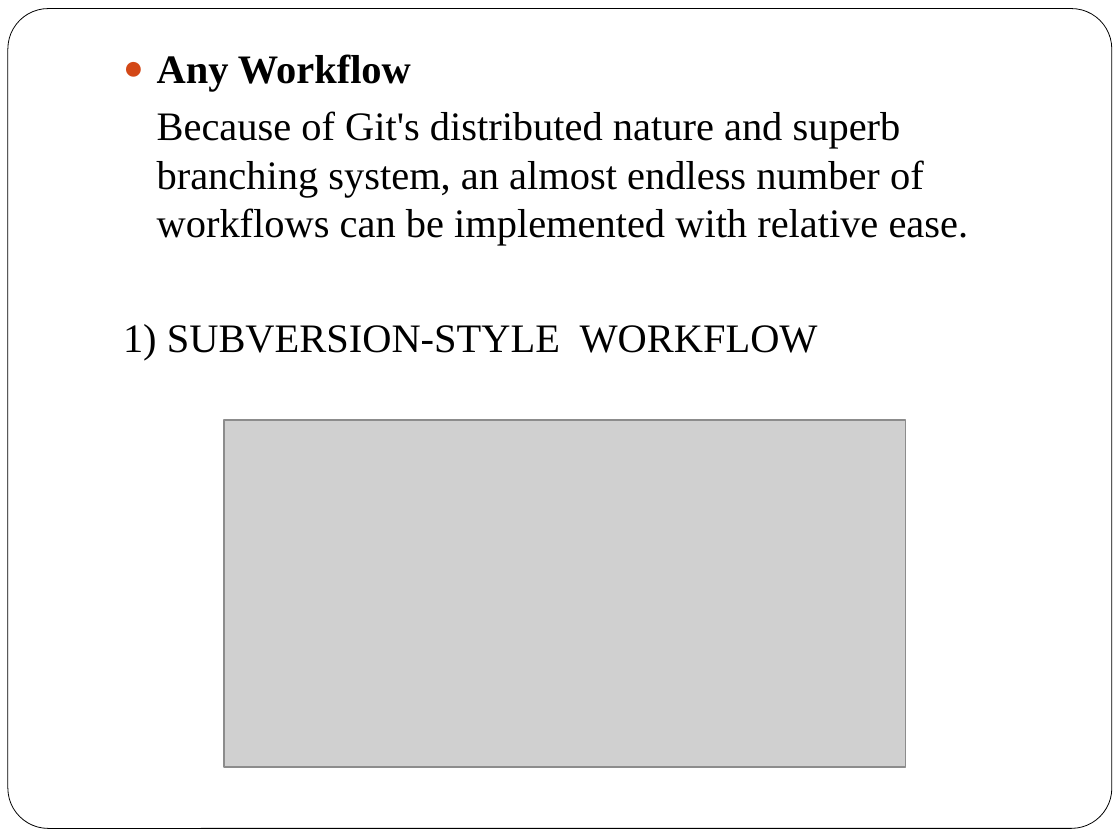
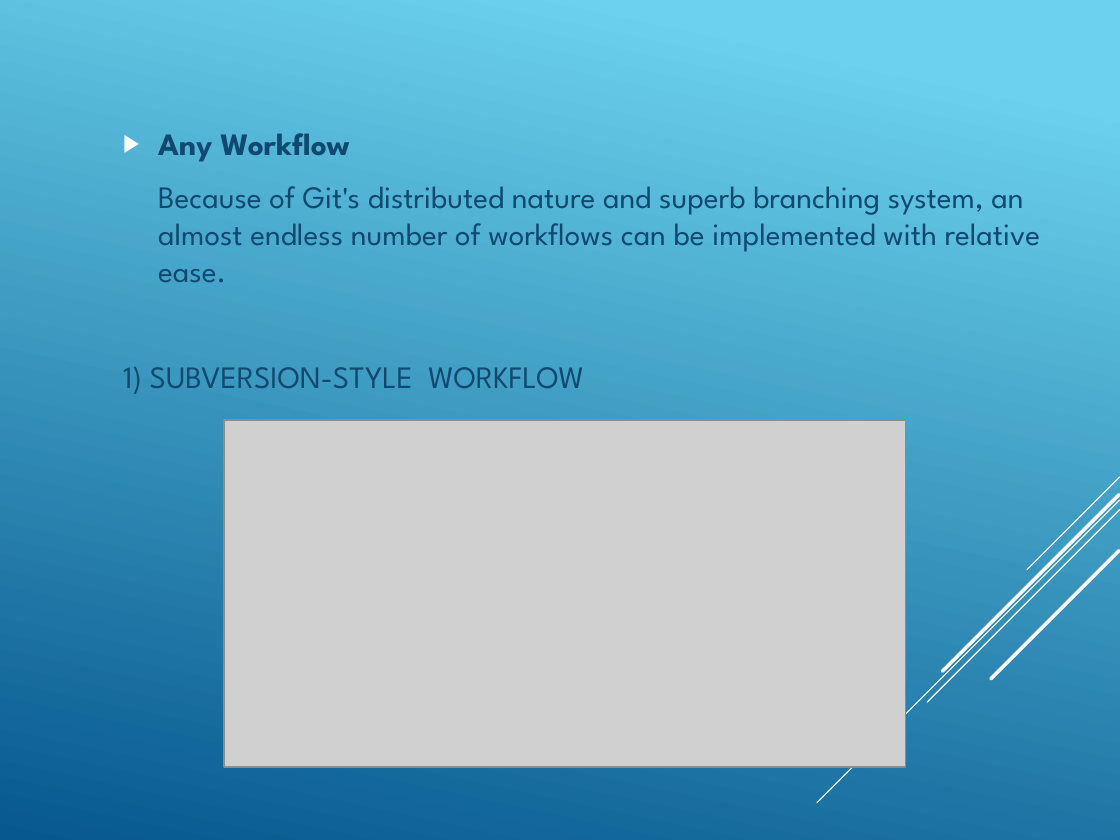
Before and after one commit to billdan02/schoolWork, a slide deck: slide 8 of powerpoint/GitGithubGitpages.pptx. Drawn at 1120x840 pixels with LibreOffice and Linux fonts; fonts in the diff are those of the drawing; grey boxes stand for pictures. Boxes give left, top, right and bottom in pixels: in the first picture for what was removed or moved away, otherwise in the second. Text is boxed around its words. In the diff, an @@ line names an element or a change of style, - is before the commit and + after.

```diff
--- a/powerpoint/GitGithubGitpages.pptx
+++ b/powerpoint/GitGithubGitpages.pptx
@@ background #FFFFFF to gradient #6ED2EB to #06588E @@
@@ rounded rectangle removed at box(8, 9, 1112, 829) @@
@@ text "Any Workflow": place and size @@
-text "Any Workflow" at box(123, 54, 969, 361)
+text "Any Workflow" at box(123, 133, 1041, 394)
@@ text "Any Workflow" at box(123, 133, 1041, 394): size 26 to 20 pt, font Times New Roman to League Spartan, text colour #000000 to #0F496F; bullet ● to ▶; more space between paragraphs; bullet colour #D34817 to #FFFFFF; indent changed; vertical alignment top to middle @@
@@ group added at box(818, 477, 1120, 803): 5 lines @@
```
Also in this commit, not shown: 13 other slides changed, 1 other file.
